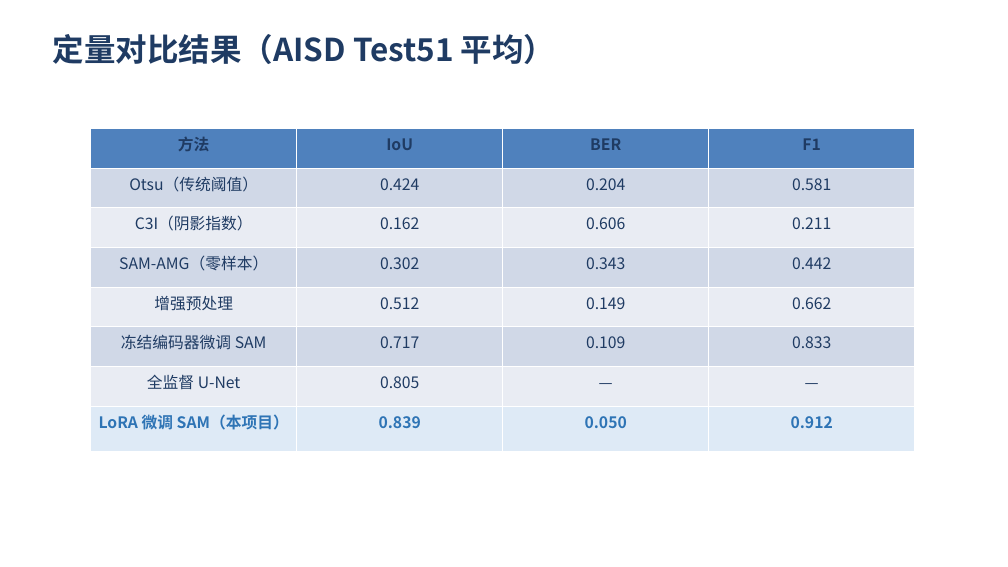
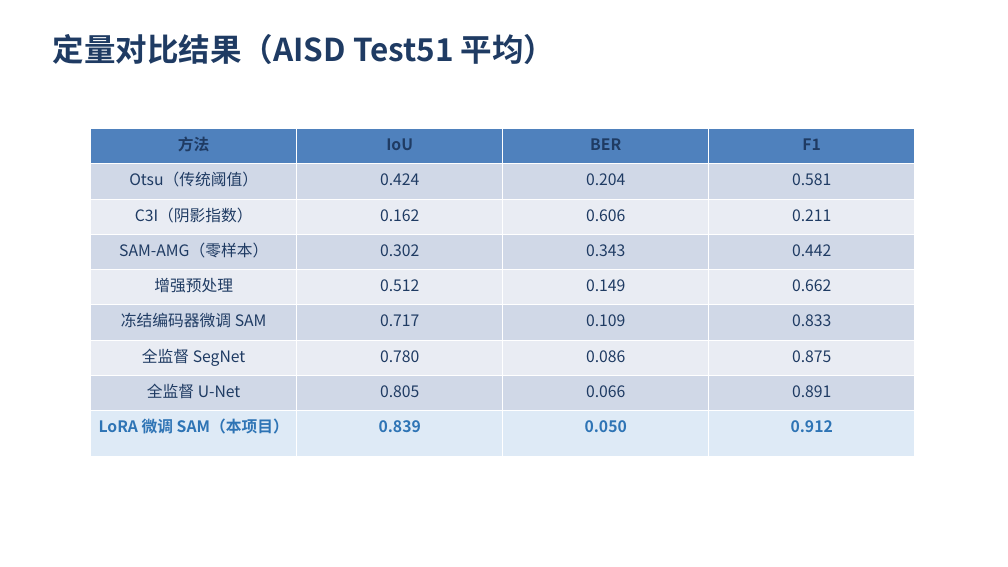
Before and after one commit to forever352/shadow-sam-remote-sensing, a slide deck: slide 8 of 结题答辩PPT_最终版.pptx. Drawn at 1008x567 pixels with LibreOffice and Linux fonts; fonts in the diff are those of the drawing. Boxes give left, top, right and bottom in pixels: in the first picture for what was removed or moved away, otherwise in the second. Text is boxed around its words. In the diff, an @@ line names an element or a change of style, - is before the commit and + after.

```diff
--- a/结题答辩PPT_最终版.pptx
+++ b/结题答辩PPT_最终版.pptx
@@ table at [91,129,917,446] @@
-row 7: 全监督 U-Net | 0.805 | — | —
+row 7: 全监督 SegNet | 0.780 | 0.086 | 0.875
+row 8: 全监督 U-Net | 0.805 | 0.066 | 0.891
```
Also in this commit, not shown: 5 other files.
